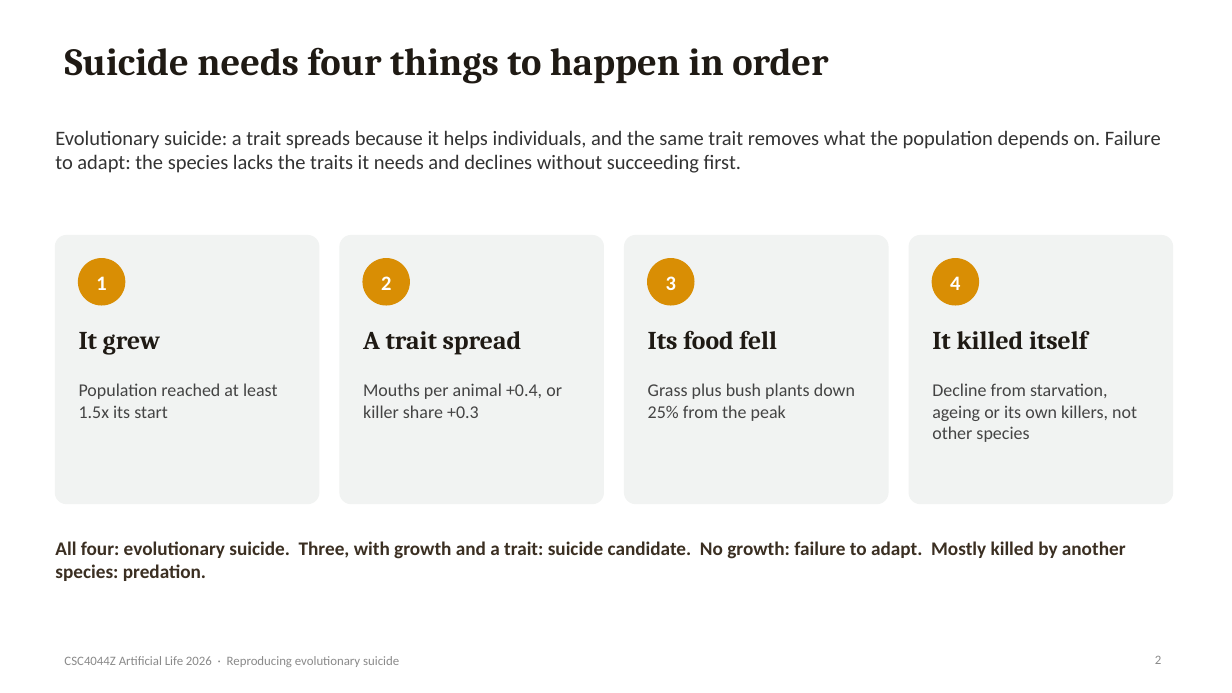
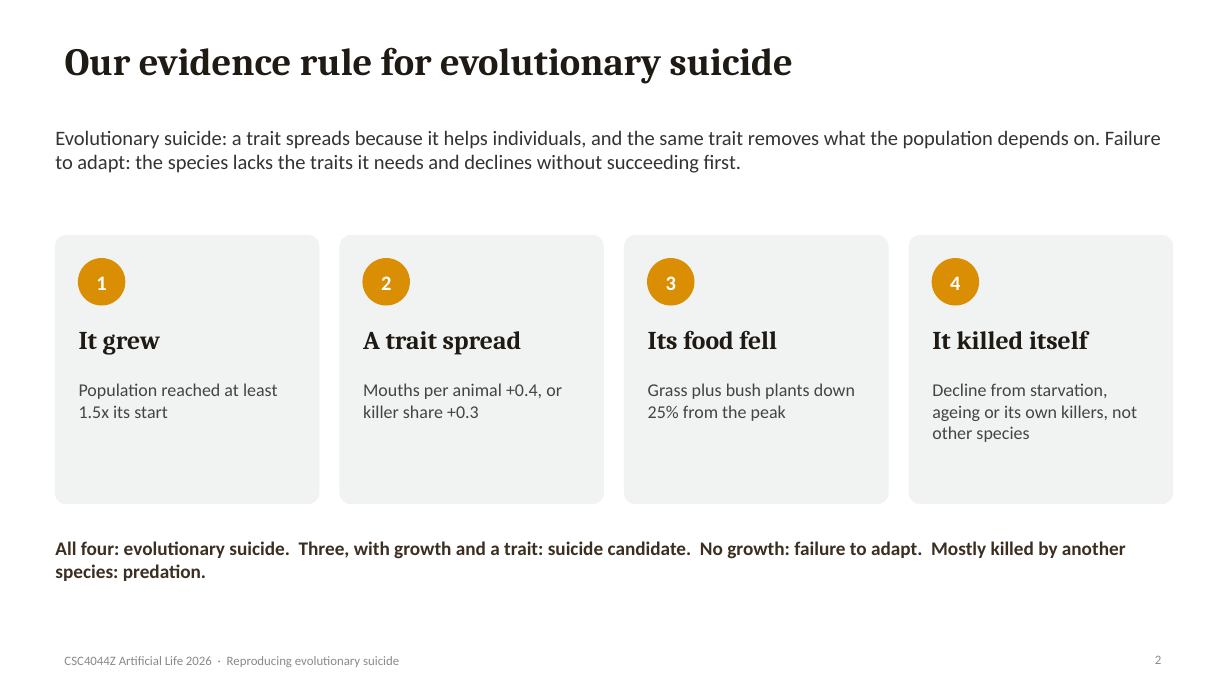
Before and after one commit to Tjeludo/LifeEngine, a slide deck: slide 2 of presentation/Evolutionary-Suicide-LifeEngine.pptx. Drawn at 1232x693 pixels with LibreOffice and Linux fonts; fonts in the diff are those of the drawing. Boxes give left, top, right and bottom in pixels: in the first picture for what was removed or moved away, otherwise in the second. Text is boxed around its words. In the diff, an @@ line names an element or a change of style, - is before the commit and + after.

Commit message:
Rewrite report and slides for clarity; tidy deck build script
Report reorganised into introduction, species, base engine and modified
engine sections with the verdict after the evidence. Slide titles made
descriptive. Deck build no longer depends on an external theme helper.

```diff
--- a/presentation/Evolutionary-Suicide-LifeEngine.pptx
+++ b/presentation/Evolutionary-Suicide-LifeEngine.pptx
@@ title at [65, 47, 793, 84]: text changed @@
-Suicide needs four things to happen in order
+Our evidence rule for evolutionary suicide
```
Also in this commit, not shown: 19 other slides changed, 1 slide added, 1 slide removed, 3 other files.
